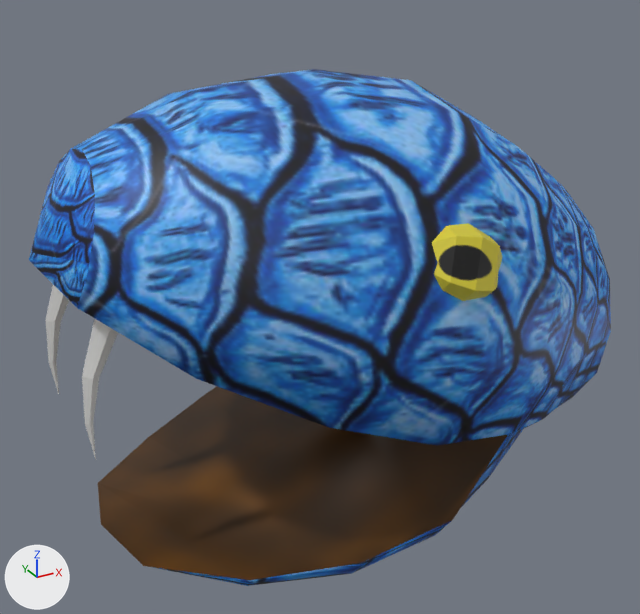
Before and after pictures for a commit that changed the OBJ model meshes/SnakeBodyPartHeadLeft.obj.
One viewpoint serves both versions: a camera (50 mm lens) standing at (-1.035, -1.675, 0.906) and looking at (-0.116, -0.004, 0.071). Every picture has the same lights, and +X, +Y and +Z are marked at lower left. Where no turn or scale is listed for an object, it has been applied to the vertices.

The older version as bpy lines, for what is in view:
```python
me_sphere = bpy.data.meshes.new('Sphere')
me_sphere.from_pydata(...)  # 208 vertices, 356 faces; spans x -0.753..0.501, y -0.488..0.488, z -0.569..0.615
# faces by material slot: [208, 18, 70, 60]
me_sphere.materials.append(mat_snakebodypart)  # picture img_snakeskinblue_png
me_sphere.materials.append(mat_snakeinsidemouth)  # picture img_snakeinsidemouth_png
me_sphere.materials.append(mat_snaketooth)  # picture img_whitepaint_jpg
me_sphere.materials.append(mat_snakeeye)  # picture img_snakeeye_png
ob_sphere = bpy.data.objects.new('Sphere', me_sphere)
ob_sphere.location = (0.0, 0.0, 0.0)
```
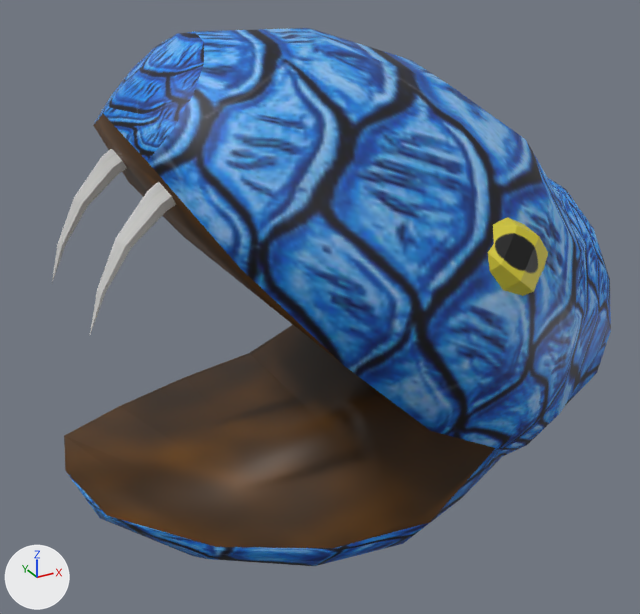
What differs and where, as boxes [x1, y1, x2, y2] in the pictures (640 x 614 px; the box of a moved part takes in the faces that stretch with it):
```json
{"object": "Sphere", "change": "reshaped", "before": [29, 69, 611, 586], "after": [52, 28, 611, 566]}
{"part": 1, "of": "me_sphere", "change": "moved or reshaped", "before": [45, 285, 69, 394], "after": [52, 149, 127, 282]}
{"part": 2, "of": "me_sphere", "change": "moved or reshaped", "before": [82, 319, 118, 460], "after": [90, 182, 176, 334]}
{"part": 3, "of": "me_sphere", "change": "moved or reshaped", "before": [432, 223, 502, 301], "after": [488, 217, 548, 296]}
{"part": 4, "of": "me_sphere", "change": "moved or reshaped", "before": [29, 69, 609, 586], "after": [64, 28, 609, 566]}
```

The change, as JSON lines over the scene's bpy script:
```json
{"block": "me_sphere", "where": "# used by ob_sphere; location = (0.0, 0.0, 0.0)"}
{"op": "remove", "block": "me_sphere", "code": "me_sphere.from_pydata(...)  # 208 vertices, 356 faces; spans x -0.753..0.501, y -0.488..0.488, z -0.569..0.615"}
{"op": "add", "block": "me_sphere", "code": "me_sphere.from_pydata(...)  # 208 vertices, 356 faces; spans x -0.739..0.501, y -0.488..0.488, z -0.53..0.705"}
{"block": "me_sphere", "change": "me_sphere part 1: the loose piece of 21 vertices spanning x -0.713..-0.568, y 0.135..0.201, z -0.097..0.293 is turned 22.4 degrees about the y axis through the mesh origin"}
{"block": "me_sphere", "change": "me_sphere part 2: the loose piece of 21 vertices spanning x -0.713..-0.568, y -0.165..-0.099, z -0.097..0.293 is turned 22.4 degrees about the y axis through the mesh origin"}
{"block": "me_sphere", "change": "me_sphere part 3: the loose piece of 22 vertices spanning x -0.131..0.066, y -0.481..-0.351, z 0.196..0.382 is turned 22.4 degrees about the y axis through the mesh origin"}
{"block": "me_sphere", "change": "me_sphere part 4: 106 of 208 vertices moved; they spanned x -0.753..0.442, y -0.488..0.488, z -0.569..0.615 and now span x -0.739..0.476, y -0.488..0.488, z -0.53..0.705; mean shift (0.044, 0.0, 0.046); largest move (-0.753, 0.0, 0.302) -> (-0.582, 0.0, 0.566)"}
```
